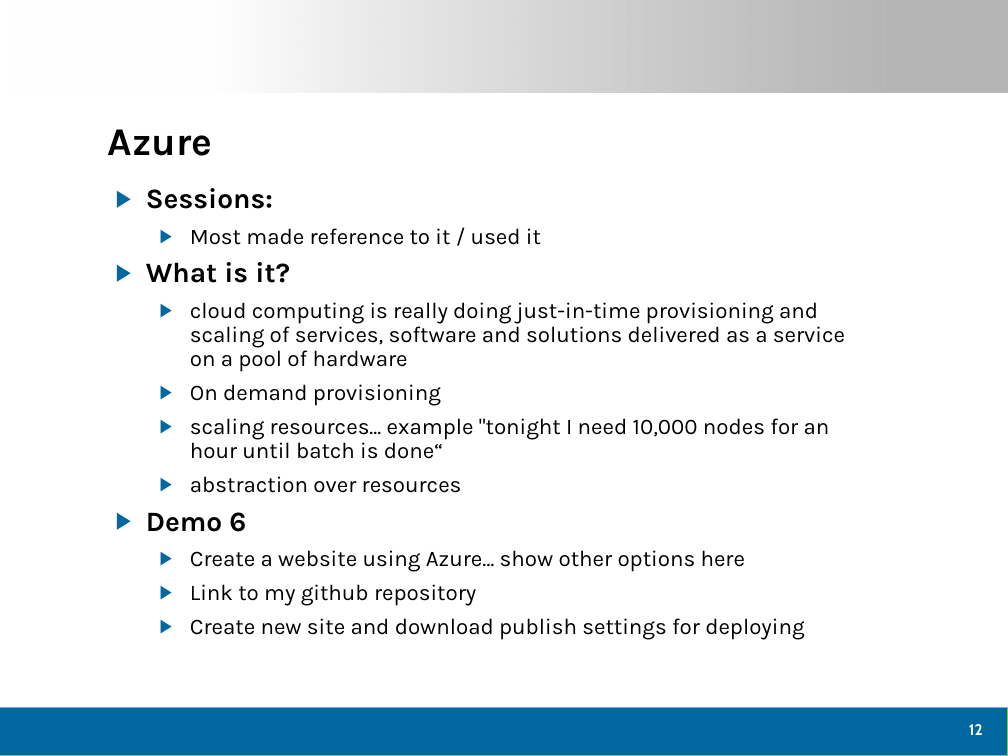
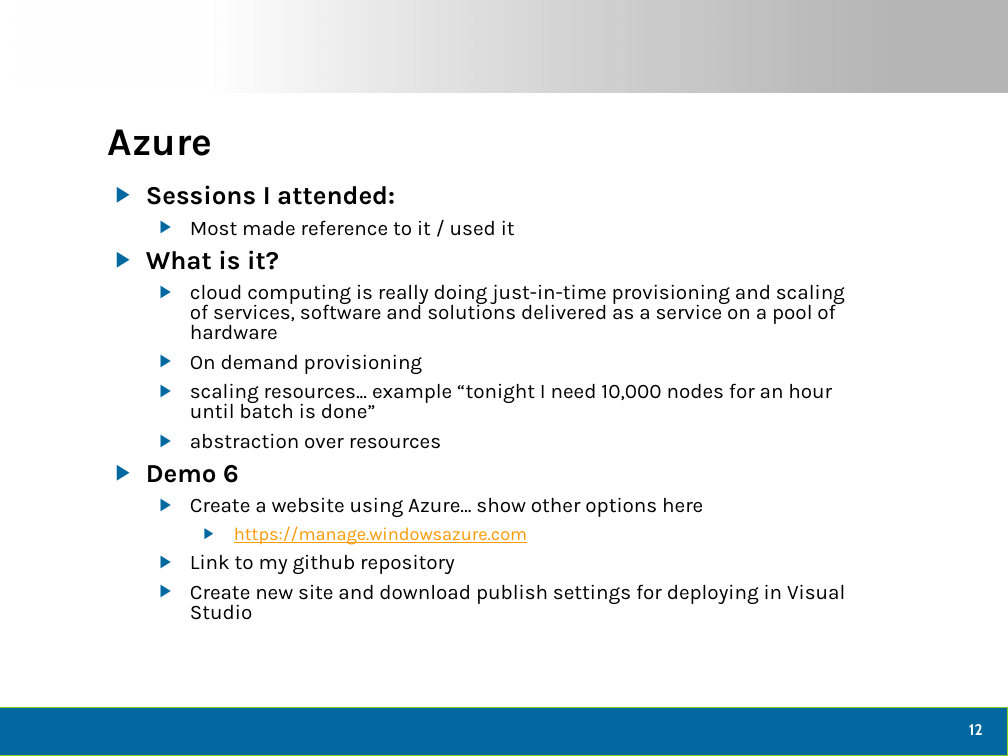
Before and after one commit to dtomyn/HTML5Demo1, a slide deck: slide 13 of Docs/2012 - Live360 Event Review (NEWER).pptx. Drawn at 1008x756 pixels with LibreOffice and Linux fonts; fonts in the diff are those of the drawing; background and template pictures are left out. Boxes give left, top, right and bottom in pixels: in the first picture for what was removed or moved away, otherwise in the second. Text is boxed around its words. In the diff, an @@ line names an element or a change of style, - is before the commit and + after.

```diff
--- a/Docs/2012 - Live360 Event Review (NEWER).pptx
+++ b/Docs/2012 - Live360 Event Review (NEWER).pptx
@@ text at (x1=146, y1=185, x2=395, y2=205): text changed; size 20 to 18.5 pt @@
-▶ Sessions:
+▶ Sessions I attended:
@@ text at (x1=146, y1=220, x2=845, y2=574): size 16 to 14.8 pt in "Most made reference to it / used ...", "cloud computing is really doing just-in-time provisioning ...", "On demand provisioning", "abstraction over resources" and 2 more places; size 20 to 18.5 pt in "What is it?", "Demo 6"; line spacing 0.9 to 0.8 @@
@@ text at (x1=190, y1=383, x2=832, y2=419): text changed; size 16 to 14.8 pt @@
-  ▶ scaling resources... example "tonight I need 10,000 nodes for an hour until batch is done“
+  ▶ scaling resources... example “tonight I need 10,000 nodes for an hour until batch is done”
@@ text at (x1=234, y1=526, x2=527, y2=545): paragraph added @@
+    ▶ https://manage.windowsazure.com
@@ text at (x1=190, y1=584, x2=845, y2=620): text changed; size 16 to 14.8 pt @@
-  ▶ Create new site and download publish settings for deploying
+  ▶ Create new site and download publish settings for deploying in Visual Studio
```
Also in this commit, not shown: 12 other slides changed, 2 slides added, 3 other files.
